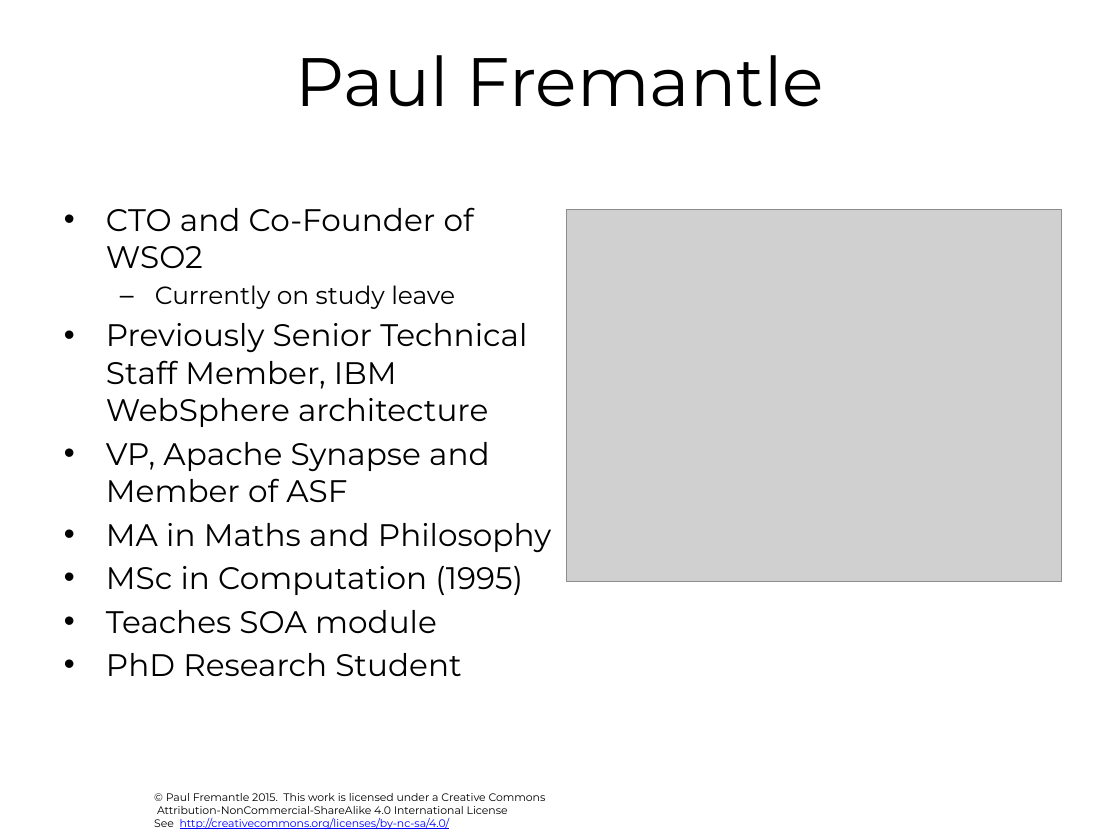
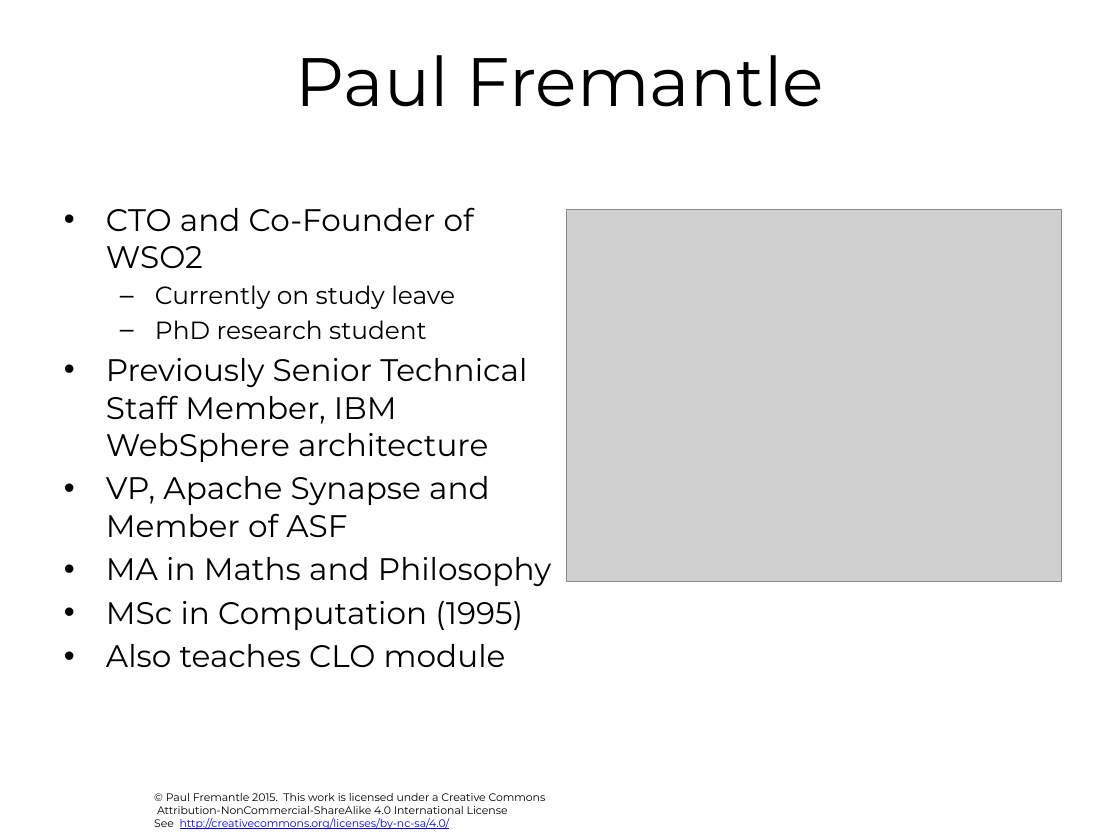
Before and after one commit to pzfreo/ox-soa, a slide deck: slide 14 of presentation-source/00-intro.pptx. Drawn at 1120x840 pixels with LibreOffice and Linux fonts; fonts in the diff are those of the drawing; grey boxes stand for pictures; background and template pictures are left out. Boxes give left, top, right and bottom in pixels: in the first picture for what was removed or moved away, otherwise in the second. Text is boxed around its words. In the diff, an @@ line names an element or a change of style, - is before the commit and + after.

```diff
--- a/presentation-source/00-intro.pptx
+++ b/presentation-source/00-intro.pptx
@@ text at [155, 320, 427, 339]: paragraph added @@
+  – PhD research student
@@ text at [106, 644, 506, 668]: text changed @@
-• Teaches SOA module
-• PhD Research Student
+• Also teaches CLO module
```
Also in this commit, not shown: 2 other slides changed, 3 slides added, 3 slides removed, 6 other files.
